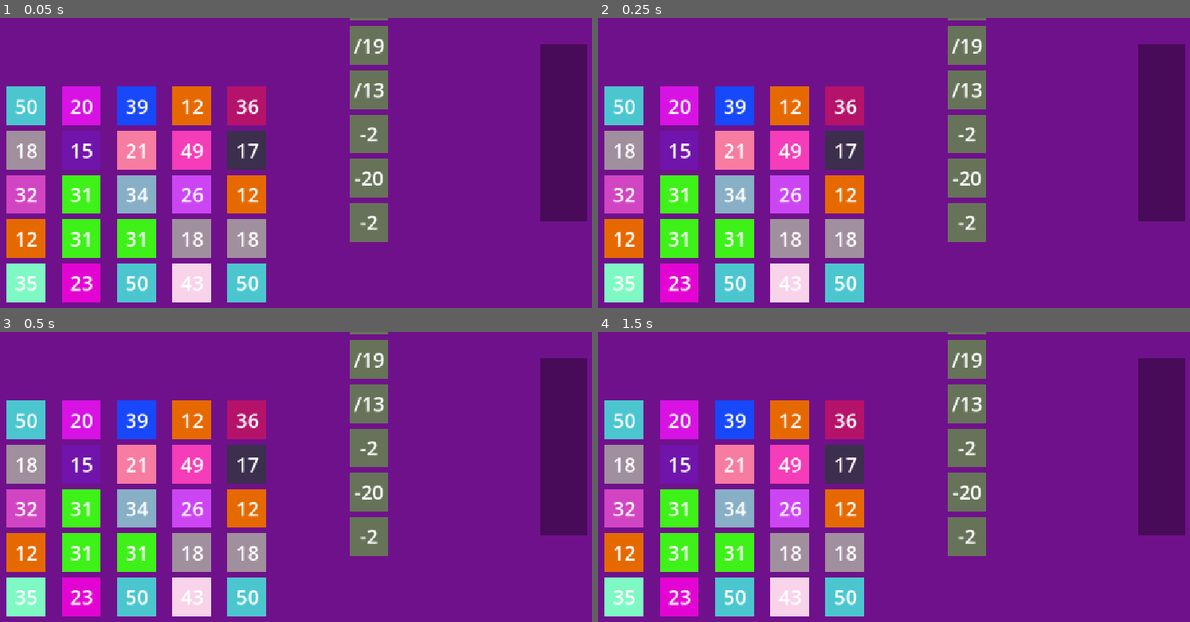
Above: before the commit, frames 1-4 (two rows, left to right).
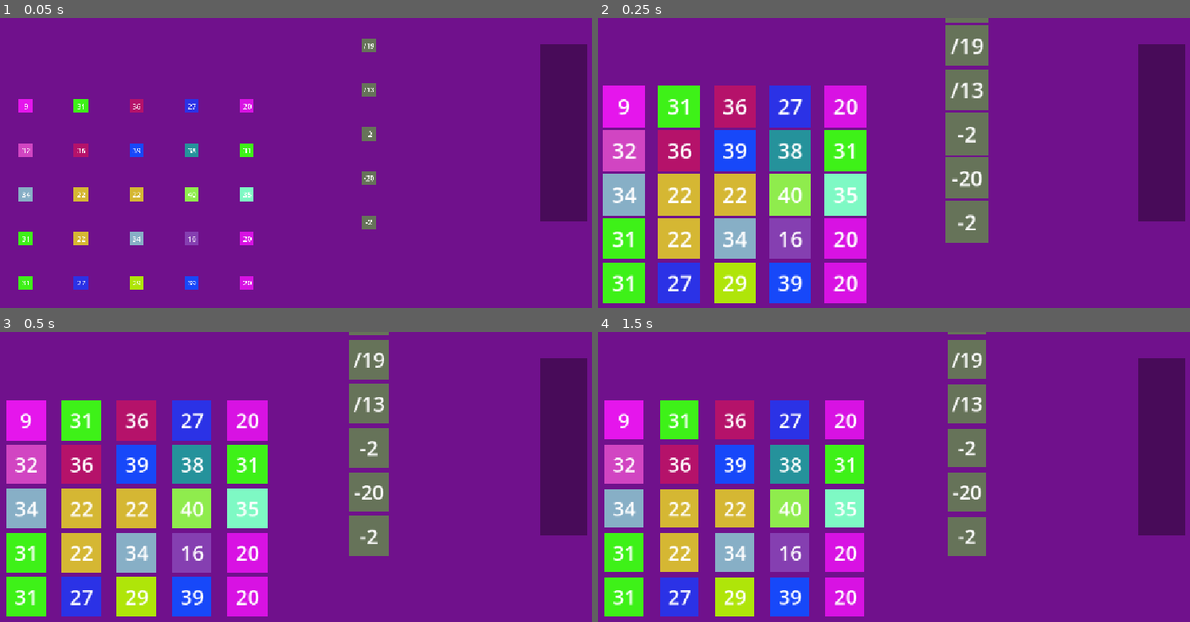
Above: after the commit, the same moments.

Repository: folktalesgaming/merge-down
Game: Godot game, scene res://scenes/GameManager.tscn
The game is run twice, just before and just after one commit, with the same random seed, the same clock (stepped at 60 frames per second) and the same inputs. The project has no main scene, so this scene is started directly.
Inputs (mouse positions are in pixels of both pictures, inside the frame that each line leads up to):
- Up to frame 1 (0.05 s): no input
- Up to frame 2 (0.25 s): no input
- Up to frame 3 (0.5 s): no input
- Up to frame 4 (1.5 s): move the mouse to (621, 419) at 0.52 s; press the mouse at (621, 419) at 0.53 s; tap Enter at 1.25 s; move the mouse to (680, 419) at 1.27 s; release the mouse at (680, 419) at 1.28 s; click (680, 419) at 1.35 s

The runs differ from the first frame. In frame 1, 26% of the frame differs, in the area x 1-66%, y 0-99%; in frame 2, 26%, in the area x 0-66%, y 0-99%; in frame 3, 23%; in frame 4, 21%.

Commit message:
chore: use of signal for better management

Diff:
--- a/autoloads/game_manager.gd
+++ b/autoloads/game_manager.gd
@@ -1,21 +1,123 @@
 extends Node
 
+signal board_updated(row: int, col: int, new_val: int)
+signal tile_cleared(row: int, col: int)
+signal new_operator_tile_added(removed_op_index: int)
+
+# Properties
 var _board: Array[Array]
-var _op_stack: Array[Tile]
+var _op_stack: Array[Dictionary]
+var _board_size: int = 5
+var _stack_size: int = 7
+var _total: int = 0
 
-func add_operator_tile(tile: Tile):
+var _lower_limit: int = 8
+var _upper_limit: int = 40
+
+# Getters and Setters
+
+func get_board_tile_data(row: int, col: int) -> int:
+	return _board[row][col]
+
+# Board Size
+func set_board_size(b_size: int):
+	_board_size = b_size
+
+func get_board_size() -> int:
+	return _board_size
+
+# Stack Size
+func set_stack_size(s_size: int):
+	_stack_size = s_size
+
+func get_stack_size() -> int:
+	return _stack_size
+
+# Board Value Limit
+func set_lower_limit(l_limit: int):
+	_lower_limit = l_limit
+
+func get_lower_limit() -> int:
+	return _lower_limit
+
+func set_upper_limit(u_limit: int):
+	_upper_limit = u_limit
+
+func get_upper_limit() -> int:
+	return _upper_limit
+
+
+# CUSTOM FUNCTIONS
+
+# Initialize board with random values
+func Initialize_Board():
+	for i in range(_board_size):
+		var row: Array[int] = []
+		row.resize(_board_size)
+		for j in range(_board_size):
+			var val = randi_range(_lower_limit, _upper_limit)
+			row[j] = val
+		_board.append(row)
+
+# Intialize stack with random operators
+func Initialize_Stack():
+	for i in range(_stack_size):
+		_op_stack.append(get_rand_op_data(i))
+
+func get_rand_op_data(i) -> Dictionary:
+	return {
+		value = randi_range(1, 15),
+		symbol = randi_range(0, GlobalConst.OperatorSymbol.size() - 2),
+		type = randi_range(1, GlobalConst.OperatorType.size() - 1),
+		index = i,
+	};
+
+# append operator to the stack
+func add_operator_tile(tile: Dictionary):
 	_op_stack.append(tile)
 
+# updating the board value
 func update_board(row: int, col: int, new_value: int):
 	_board[row][col] = new_value
 
-func consume_operator(used_op_tile: Tile):
-	var index = _op_stack.find(used_op_tile)
-	if index == -1:
-		return
+# Consume operator to be called from tile on drop
+func consume_operator(op_tile_data: Dictionary, row: int, col: int):
+	var current_val: int = _board[row][col]
+	var op_val: int = op_tile_data["value"]
+	var op_tile_pos: int = op_tile_data["index"]
 
-	_op_stack.remove_at(index)
-	for i in range(_op_stack.size()):
-		_op_stack[i].drop_operator_tile(index+1)
+	var result: int = 0
 
-	used_op_tile.queue_free()
+	match op_tile_data["symbol"]:
+		GlobalConst.OperatorSymbol.SUB:
+			result = current_val - op_val
+		GlobalConst.OperatorSymbol.DIVIDE:
+			var rem: int = current_val % op_val
+			if rem == 0:
+				result = int(current_val/op_val)
+			else:
+				# TODO: SPLIT INSTEAD OF reminder
+				result = rem
+
+	if result <= 0:
+		_total -= current_val
+		_board[row][col] = 0
+		tile_cleared.emit(row, col)
+	else:
+		_total -= (current_val - result)
+		_board[row][col] = result
+		board_updated.emit(row, col, result)
+
+	_op_stack.remove_at(op_tile_pos)
+
+	if _total == 0:
+		print("Game Completed")
+		pass
+	else:
+		_op_stack.append(get_rand_op_data(6))
+		new_operator_tile_added.emit(op_tile_pos)
+
+
+# Swap operator
+func swap_operator_negative(swap_index: int, op_title_data: Dictionary):
+	_op_stack[swap_index] = op_title_data
--- a/prefabs/Tile.tscn
+++ b/prefabs/Tile.tscn
@@ -7,7 +7,62 @@
 [sub_resource type="RectangleShape2D" id="RectangleShape2D_htemk"]
 size = Vector2(71, 72)
 
+[sub_resource type="Animation" id="Animation_7eqyh"]
+length = 0.001
+tracks/0/type = "value"
+tracks/0/imported = false
+tracks/0/enabled = true
+tracks/0/path = NodePath(".:scale")
+tracks/0/interp = 1
+tracks/0/loop_wrap = true
+tracks/0/keys = {
+"times": PackedFloat32Array(0),
+"transitions": PackedFloat32Array(1),
+"update": 0,
+"values": [Vector2(0.3, 0.3)]
+}
+
+[sub_resource type="Animation" id="Animation_4u2g1"]
+resource_name = "appear"
+length = 0.5
+tracks/0/type = "value"
+tracks/0/imported = false
+tracks/0/enabled = true
+tracks/0/path = NodePath(".:scale")
+tracks/0/interp = 1
+tracks/0/loop_wrap = true
+tracks/0/keys = {
+"times": PackedFloat32Array(0, 0.25, 0.5),
+"transitions": PackedFloat32Array(1, 1, 1),
+"update": 0,
+"values": [Vector2(0.3, 0.3), Vector2(1.2, 1.2), Vector2(1, 1)]
+}
+
+[sub_resource type="Animation" id="Animation_x7qbv"]
+resource_name = "destroy"
+length = 0.3
+tracks/0/type = "value"
+tracks/0/imported = false
+tracks/0/enabled = true
+tracks/0/path = NodePath(".:scale")
+tracks/0/interp = 1
+tracks/0/loop_wrap = true
+tracks/0/keys = {
+"times": PackedFloat32Array(0, 0.1, 0.3),
+"transitions": PackedFloat32Array(1, 1, 1),
+"update": 0,
+"values": [Vector2(0.3, 0.3), Vector2(0.45, 0.45), Vector2(1e-05, 1e-05)]
+}
+
+[sub_resource type="AnimationLibrary" id="AnimationLibrary_x7qbv"]
+_data = {
+&"RESET": SubResource("Animation_7eqyh"),
+&"appear": SubResource("Animation_4u2g1"),
+&"destroy": SubResource("Animation_x7qbv")
+}
+
 [node name="Tile" type="Node2D" unique_id=256130380]
+scale = Vector2(0.3, 0.3)
 script = ExtResource("1_7eqyh")
 
 [node name="Bg" type="Sprite2D" parent="." unique_id=122569874]
@@ -38,7 +93,12 @@
 position = Vector2(-0.5, 0)
 shape = SubResource("RectangleShape2D_htemk")
 
+[node name="AnimationPlayer" type="AnimationPlayer" parent="." unique_id=637347112]
+unique_name_in_owner = true
+libraries/ = SubResource("AnimationLibrary_x7qbv")
+
 [connection signal="area_entered" from="DragArea" to="." method="_on_drag_area_area_entered"]
 [connection signal="area_exited" from="DragArea" to="." method="_on_drag_area_area_exited"]
+[connection signal="input_event" from="DragArea" to="." method="_on_drag_area_input_event"]
 [connection signal="mouse_entered" from="DragArea" to="." method="_on_drag_area_mouse_entered"]
 [connection signal="mouse_exited" from="DragArea" to="." method="_on_drag_area_mouse_exited"]
--- a/scripts/game.gd
+++ b/scripts/game.gd
@@ -4,7 +4,15 @@
 
 func _ready():
 	var game_play_scene: GamePlay = preload("res://scenes/GamePlay.tscn").instantiate()
+	GameManager.set_board_size(level * 5)
 
-	game_play_scene.board_size = level * 5
+	GameManager.set_lower_limit(8) # setting loweset number in board
+	GameManager.set_upper_limit(40) # setting highest number in board
+
+	GameManager.set_stack_size(7) # setting number of operator at a time
+
+	# Initializing board and operator stack data
+	GameManager.Initialize_Board()
+	GameManager.Initialize_Stack()
 
 	add_child(game_play_scene)
--- a/scripts/game_play.gd
+++ b/scripts/game_play.gd
@@ -7,34 +7,35 @@
 const TilePrefab = preload("res://prefabs/Tile.tscn")
 const DropZonePrefab = preload("res://prefabs/DropZone.tscn")
 
-var total: int = 0
-var board_size: int
+var board: Array[Array]
 
 func _ready():
+	GameManager.board_updated.connect(on_board_updated)
+	GameManager.new_operator_tile_added.connect(on_operator_tile_added)
 	# Initialize a board matrix of dynamic n*n size
 	# And
 	# Fill the board with random large number tiles
+	var board_size = GameManager.get_board_size()
 	for i in range(board_size):
-		var row: Array[int] = []
+		var row: Array[Tile] = []
 		row.resize(board_size)
 		for j in range(board_size):
-			row[j] = randi_range(10, 50)
-			total += row[j]
-			var tile = initiate_num_tile(row[j], i, j)
-			add_on_top_drop_zone(i, j, tile)
+			row[j] = initiate_num_tile(GameManager.get_board_tile_data(i, j), i, j)
+			add_on_top_drop_zone(i, j, row[j])
 
-		GameManager._board.append(row)
+		board.append(row)
 
 	# Initialize a stack of operators with random operator tiles
-	for i in range(7):
-		initiate_operator_tile(i+1)
+	for i in range(GameManager.get_stack_size()):
+		initiate_operator_tile(i)
 
 # Initiate number tile in the board
 func initiate_num_tile(v: int, r: int, c: int) -> Tile:
 	var tile: Tile = TilePrefab.instantiate()
 	tile.position = Vector2((c+1) * 100, (r+2) * 80)
 	main_grid.add_child(tile)
-	tile.init_tile(v)
+	tile.Initialize_Value(v)
+	tile.set_board_pos(r, c)
 
 	return tile
 
@@ -47,9 +48,7 @@
 	main_grid.add_child(dropZone)
 
 # Initiate operator tile in the operator stack
-func initiate_operator_tile(
-	p: int,
-):
+func initiate_operator_tile(p: int):
 	var rand_symbol = randi_range(0, GlobalConst.OperatorSymbol.size() - 2)
 	var rand_type = randi_range(1, GlobalConst.OperatorType.size() - 2)
 	var rand_value = randi_range(1, 20)
@@ -57,23 +56,27 @@
 	var tile: Tile = TilePrefab.instantiate()
 	var width = get_window().size.x
 	var height = get_window().size.y
-	tile.position = Vector2(width - 80, height - p * 80)
+	tile.position = Vector2(width - 80, height - (p+1) * 80)
 
 	operator_stack.add_child(tile)
-	tile.init_tile(rand_value, rand_symbol, rand_type, p)
+	tile.Initialize_Value(rand_value, rand_symbol, rand_type)
+	tile.set_stack_pos(p)
 
-	GameManager.add_operator_tile(tile)
+func on_board_updated(row: int, col: int, new_val: int):
+	var tile: Tile = board[row][col]
+	if is_instance_valid(tile):
+		tile.render_tile(new_val)
+
+func on_operator_tile_added(removed_op_pos: int):
+	for op_tile in operator_stack.get_children():
+		op_tile.drop_op_tile(removed_op_pos)
+
+	initiate_operator_tile(6)
 
 func _process(_delta):
 	# Add new operator tile on the operator stack
 	# Or do nothing if negative hazard happens
 	if GameManager._op_stack.size() < 7:
-		initiate_operator_tile(7)
-
-	# check for game finished
-	if total <= 0:
-		# stop the game play and show level complete
-		# model with next level or menu
-		print("Level complete")
+		initiate_operator_tile(6)
 
 	# check for level stuck
--- a/scripts/global_consts.gd
+++ b/scripts/global_consts.gd
@@ -1,5 +1,4 @@
 class_name GlobalConst
-extends Node
 
 enum OperatorSymbol {
 	SUB,
--- a/scripts/tile.gd
+++ b/scripts/tile.gd
@@ -1,130 +1,138 @@
 class_name Tile
 extends Node2D
 
+# On ready variable
 @onready var bg: Sprite2D = %Bg
 @onready var num_val: Label = %NumVal
-
-# Internal properties of tile
+@onready var animation_player = %AnimationPlayer
+
+
+# PROPERTIES
+
+# CORE
 var _value: int
-var _symbol: GlobalConst.OperatorSymbol
-var _type: GlobalConst.OperatorType
-
+var _symbol: GlobalConst.OperatorSymbol = GlobalConst.OperatorSymbol.NONE
+var _type: GlobalConst.OperatorType = GlobalConst.OperatorType.NUM
+
+# EXTRA
+var _tween: Tween
 enum STATE {
-	IN_STACK,
-	MOVING_TO_BOARD,
-	MOVING_TO_STACK,
-	DROPING,
+	IDLE,
+	DRAGGING,
+	BACKTOIDLE,
+	DROPPING,
 	APPEARING,
+	DESTROYING
 }
-
-var _state = STATE.IN_STACK
-var _tween
-
-# public properties of tile for actions like drag and drop
+var _state: STATE = STATE.APPEARING
+
+# Drag related properties
 var is_draggable: bool = false
-var operator_tile_position: int = 0
-var drop_zone: GlobalConst.DropZone = GlobalConst.DropZone.ON_TOP
+var drop_zone_type: GlobalConst.DropZone
+var drop_zone_ref
 var initial_position: Vector2
 var is_in_drop_zone: bool = false
-var drop_zone_ref: DropZone
-
-# Generate a new tile with given value, symbol and type
-func init_tile(
-	v: int,
-	s: GlobalConst.OperatorSymbol = GlobalConst.OperatorSymbol.NONE,
-	t: GlobalConst.OperatorType = GlobalConst.OperatorType.NUM,
-	p: int = 0
-):
-	_value = v
-	_symbol = s
-	_type = t
-	operator_tile_position = p
-
-	var to_add_val = ""
-	if _symbol == GlobalConst.OperatorSymbol.SUB:
-		to_add_val =  "-"
-	if _symbol == GlobalConst.OperatorSymbol.DIVIDE:
-		to_add_val =  "/"
-
-	if _type != GlobalConst.OperatorType.MULTI:
-		to_add_val = to_add_val + str(_value)
-	num_val.text = to_add_val
-
-	if _type == GlobalConst.OperatorType.NUM:
-		var rng := RandomNumberGenerator.new()
-		rng.seed = _value
-		bg.self_modulate = Color(rng.randf(), rng.randf(), rng.randf(), 1)
-
-		is_draggable = false
-	else:
-		if _type == GlobalConst.OperatorType.SINGLE:
-			drop_zone = GlobalConst.DropZone.ON_TOP
-			bg.self_modulate = Color(0.4, 0.45, 0.35, 1)
-		elif _type == GlobalConst.OperatorType.MULTI:
-			drop_zone = GlobalConst.DropZone.IN_BETWEEN
-			bg.self_modulate = Color(0.8, 0.3, 0.2, 1)
-
-# Operate on the tile with given value and symbol
-func operate(val: int, sym: GlobalConst.OperatorSymbol):
-	if sym == GlobalConst.OperatorSymbol.SUB:
-		_value -= val
-	elif sym == GlobalConst.OperatorSymbol.DIVIDE:
-		var newValue: float = _value % val
-		# if there is no reminder
-		if newValue == 0:
-			_value /= val
-		else:
-			# else split tile
-			pass
-
-	num_val.text = str(_value)
-
-	if _value <= 0:
-		if _value < 0:
-			# Change the 4th or 5th in line operator tile
-			# with this tile
-			pass
-
-		# destroy the tile
-
+
+# Position related data
+var stack_pos: int = -1
+var board_row: int = -1
+var board_col: int = -1
+
+# in built functions
 func _process(delta):
 	if is_draggable:
 		if Input.is_action_just_pressed("click"):
 			scale = Vector2(.7, .7)
 		if Input.is_action_pressed("click"):
-			_state = STATE.MOVING_TO_BOARD
+			_state = STATE.DRAGGING
 			if !DragHelper.picked_operator_tile:
 				DragHelper.change_picked_tile(self)
 			global_position = lerp(global_position, get_global_mouse_position(), 65 * delta)
 		if Input.is_action_just_released("click"):
 			check_drop()
 	match _state:
-		STATE.MOVING_TO_STACK:
-			tween_position(STATE.IN_STACK, 0.4, initial_position)
-		STATE.DROPING:
-			tween_position(STATE.IN_STACK, 0.3, Vector2(self.position.x, self.position.y + 80))
-
-# change state to droping if operator below it is removed
-func drop_operator_tile(last_operator_pos: int):
-	if last_operator_pos < operator_tile_position:
-		operator_tile_position -= 1
-		_state = STATE.DROPING
-
-# animating the position of tile with tween
-func tween_position(next_state: STATE, tween_time: float, target_position: Vector2):
+		STATE.IDLE:
+			pass
+		STATE.BACKTOIDLE:
+			tween_pos(initial_position, 0.4)
+			_state = STATE.IDLE
+		STATE.DROPPING:
+			tween_pos(Vector2(self.position.x, self.position.y + 80), 0.3)
+			_state = STATE.IDLE
+		STATE.APPEARING:
+			animation_player.play("appear")
+			_state = STATE.IDLE
+
+# Custom Functions
+
+# Render the data in scene
+func render_tile(val: int):
+	var to_add_val = ""
+
+	if _symbol == GlobalConst.OperatorSymbol.SUB:
+		to_add_val =  "-"
+	if _symbol == GlobalConst.OperatorSymbol.DIVIDE:
+		to_add_val =  "/"
+
+	if _type != GlobalConst.OperatorType.MULTI:
+		to_add_val = to_add_val + str(val)
+	num_val.text = to_add_val
+
+	if _type == GlobalConst.OperatorType.NUM:
+		var rng := RandomNumberGenerator.new()
+		rng.seed = val
+		bg.self_modulate = Color(rng.randf(), rng.randf(), rng.randf(), 1)
+
+		is_draggable = false
+	else:
+		if _type == GlobalConst.OperatorType.SINGLE:
+			drop_zone_type = GlobalConst.DropZone.ON_TOP
+			bg.self_modulate = Color(0.4, 0.45, 0.35, 1)
+		elif _type == GlobalConst.OperatorType.MULTI:
+			drop_zone_type = GlobalConst.DropZone.IN_BETWEEN
+			bg.self_modulate = Color(0.8, 0.3, 0.2, 1)
+
+# initializing the values
+func Initialize_Value(
+	val: int,
+	symbol: GlobalConst.OperatorSymbol = GlobalConst.OperatorSymbol.NONE,
+	type: GlobalConst.OperatorType = GlobalConst.OperatorType.NUM
+):
+	_value = val
+	_symbol = symbol
+	_type = type
+
+	render_tile(val)
+
+func set_stack_pos(s_pos: int):
+	stack_pos = s_pos
+
+func set_board_pos(r: int, c: int):
+	board_row = r
+	board_col = c
+
+# function to tween position of the opertor tile
+func tween_pos(
+	target_position: Vector2,
+	tween_duration: float
+):
 	if _tween:
 		_tween.kill()
 
 	_tween = create_tween()
 	_tween.set_ease(Tween.EASE_IN_OUT)
 	_tween.set_trans(Tween.TRANS_CUBIC)
-	#_tween.set_parallel(true)
-
-	_tween.tween_property($".", "position", target_position, tween_time).from(self.position)
-
-	_state = next_state
-
-# checking if the operator tile is able to be droped or not
+
+	_tween.tween_property($".", "position", target_position, tween_duration)\
+		.from(self.position)
+
+# tween dropping the tile
+func drop_op_tile(removed_op_index: int):
+	if removed_op_index < stack_pos:
+		stack_pos -= 1
+		_state = STATE.DROPPING
+
+## Check if the current Opertator Tile can be droped or not
 func check_drop():
 	scale = Vector2(1, 1)
 	is_draggable = false
@@ -132,36 +140,100 @@
 	if is_in_drop_zone && drop_zone_ref:
 		if drop_zone_ref.type == GlobalConst.DropZone.ON_TOP:
 			var tile: Tile = drop_zone_ref.tiles[0]
-			tile.operate(_value, _symbol)
-
-			GameManager.consume_operator(self)
+
+			GameManager.consume_operator({
+				value = self._value,
+				symbol = self._symbol,
+				type = self._type,
+				index = self.stack_pos
+			}, tile.board_row, tile.board_col)
+			DragHelper.remove_picked_tile()
+			remove_tile()
 		elif drop_zone_ref.type == GlobalConst.DropZone.IN_BETWEEN:
+			_state = STATE.BACKTOIDLE
+			DragHelper.remove_picked_tile()
 			pass
 	else:
-		_state = STATE.MOVING_TO_STACK
-
-	DragHelper.remove_picked_tile()
-
-# on mouse enter in drag area 2D
+		_state = STATE.BACKTOIDLE
+		DragHelper.remove_picked_tile()
+
+func remove_tile():
+	animation_player.play("destroy")
+	queue_free()
+
+## Operate on the tile with given value and symbol
+#func operate(val: int, sym: GlobalConst.OperatorSymbol):
+	#if sym == GlobalConst.OperatorSymbol.SUB:
+		#_value -= val
+	#elif sym == GlobalConst.OperatorSymbol.DIVIDE:
+		#var newValue: float = _value % val
+		### if there is no reminder
+		#if newValue == 0:
+			#_value /= val
+		#else:
+			## TODO split into multiple tiles
+			#_value = int(newValue)
+	#
+	#GameManager.update_board(int(num_tile_position[0]), int(num_tile_position[1]), int(_value))
+	#num_val.text = str(_value)
+	#
+	#if _value <= 0:
+		#GameManager.update_board(int(num_tile_position[0]), int(num_tile_position[1]), 0)
+		#if _value < 0:
+			## Change the 4th or 5th in line operator tile
+			## with this tile
+			#var pos = [5, 4].pick_random()
+			#var op_tile = GameManager.create_tile()
+			#
+			#op_tile.position = self.position
+			#op_tile._state = STATE.MOVING_TO_STACK
+			#
+			#var width = get_window().size.x
+			#var height = get_window().size.y
+			#
+			#op_tile.initial_position = Vector2(width - 80, height - pos+1 * 80)
+			#add_sibling(op_tile)
+			#op_tile.init_tile(
+				#abs(_value),
+				#GlobalConst.OperatorSymbol.SUB,
+				#GlobalConst.OperatorType.SINGLE,
+				#pos,
+			#)
+			#
+		## destroy the tile
+		#queue_free()
+#
+
+#
+## change state to droping if operator below it is removed
+#func drop_operator_tile(last_operator_pos: int):
+	#if last_operator_pos < operator_tile_position:
+		#operator_tile_position -= 1
+		#_state = STATE.DROPING
+
+
+## On Mouse Entering the Drag Area (Area2D)
 func _on_drag_area_mouse_entered():
-	if !DragHelper.picked_operator_tile && operator_tile_position > 0 && operator_tile_position < 4:
+	if !DragHelper.picked_operator_tile && stack_pos >= 0 && stack_pos < 3:
 		initial_position = self.position
 		is_draggable = true
-
-# on area entered inside the drop zone
+		scale = Vector2(.7, .7)
+
+## On Mouse Exit the Drag Area (Area2D)
+func _on_drag_area_mouse_exited():
+	if !DragHelper.picked_operator_tile:
+		is_draggable = false
+		scale = Vector2(1, 1)
+
+## On Drag Area entered inside the drop zone
 func _on_drag_area_area_entered(area):
 	if _type != GlobalConst.OperatorType.NUM:
 		if area is DropZone:
-			if area.type == drop_zone && area.is_active:
+			if area.type == drop_zone_type && area.is_active:
 				is_in_drop_zone = true
 				drop_zone_ref = area
 
-# on mouse exit the drag area 2D
-func _on_drag_area_mouse_exited():
-	if !DragHelper.picked_operator_tile:
-		is_draggable = false
-
-# on area exited the drop zone
+## On Drag Area exited the drop zone
 func _on_drag_area_area_exited(area):
 	if area == drop_zone_ref:
 		is_in_drop_zone = false
Not shown, added: scenes/GameManager.tscn14502447966.tmp
